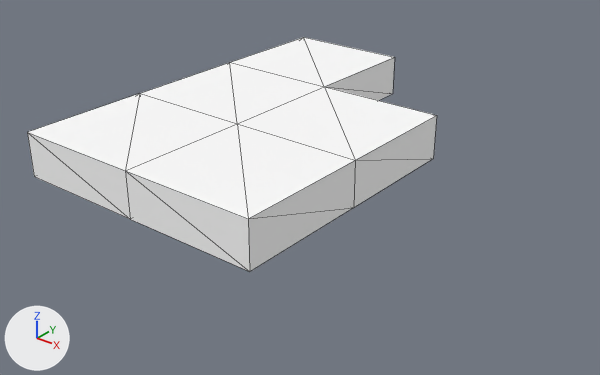
The glTF model blockcraft/clouds/cloud1.gltf, before and after one commit.
The view is the same before and after, from a 50 mm lens placed at (56.4, -59.2, 29.4), pointed at (16.6, -9.3, -1.5). The axes (+X, +Y, +Z) are drawn at lower left. The lights are the same throughout. The picture after the commit comes second. Mesh edges are drawn as thin lines. Vertices at exactly the same position are counted once.

In view in the first picture: 'cloud1'.
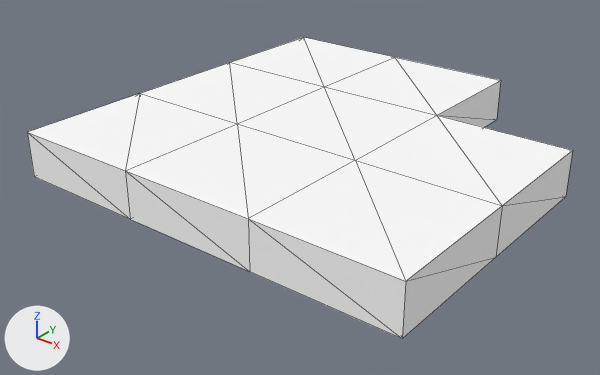
The change, as a diff of the scene's bpy script:
```diff
--- a/blockcraft/clouds/cloud1.gltf.py
+++ b/blockcraft/clouds/cloud1.gltf.py
@@ me_cloud1 @@
 # used by ob_cloud1; location = (0.0, 0.0, 0.0)
-me_cloud1.from_pydata(...)  # 22 vertices, 40 faces; spans x 0.0..24.0, y -24.0..12.0, z 0.0..4.0
+me_cloud1.from_pydata(...)  # 30 vertices, 56 faces; spans x 0.0..36.0, y -24.0..12.0, z 0.0..4.0
+# me_cloud1 part 1
+# 8 faces are deleted
+# 8 new vertices lie (12.0, 0.0, 0.0) away from vertices in x 12.0..24.0, y -24.0..12.0, z 0.0..4.0
+# 24 new faces join them
 me_cloud1.materials.append(mat_cloud)
```

Boxes (x1, y1, x2, y2) around the edits, measured in the pictures (600 x 375 px):
'cloud1', reshaped (33% wider, 28% taller): before (27, 37, 437, 272); after (27, 37, 573, 339)
part 1 of me_cloud1, built on: before (248, 57, 437, 271); after (248, 57, 573, 339)
